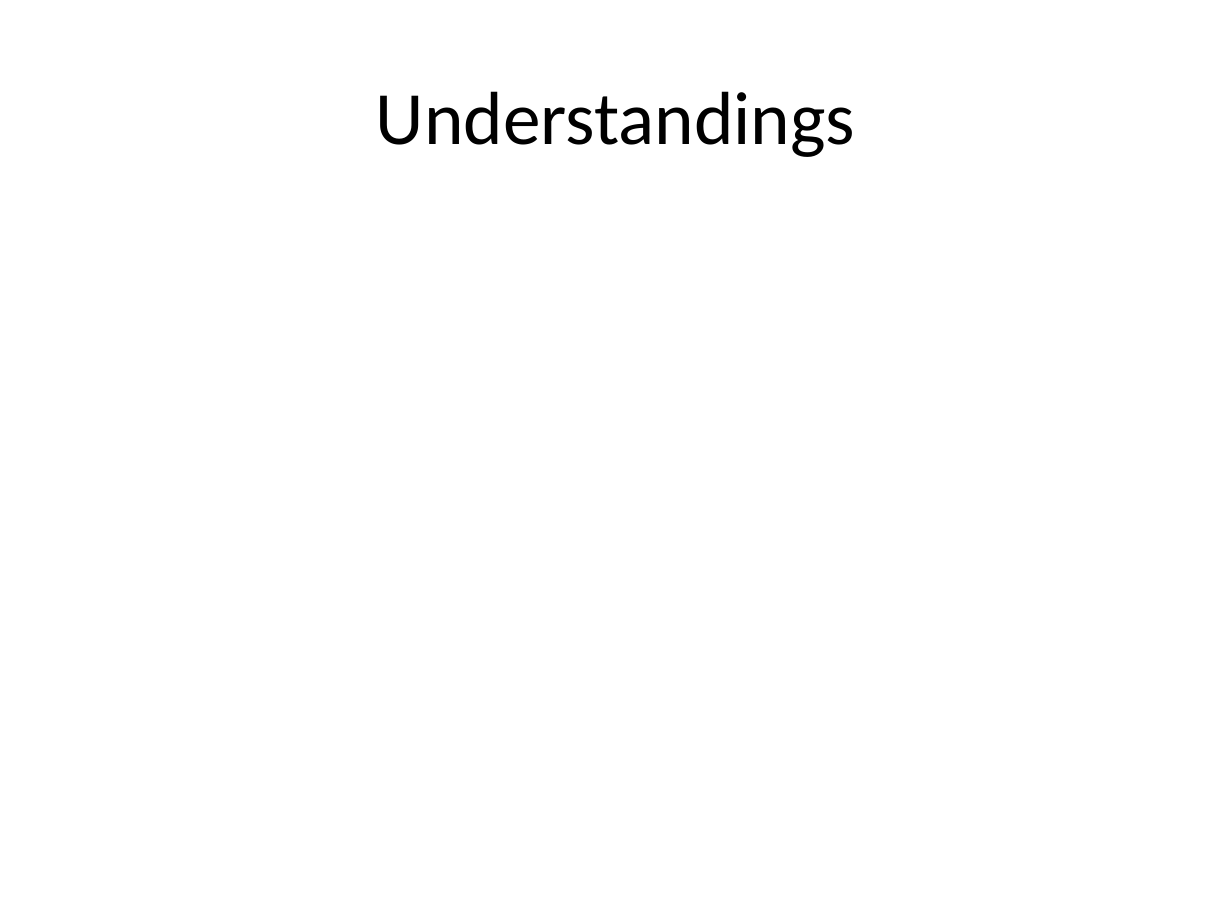
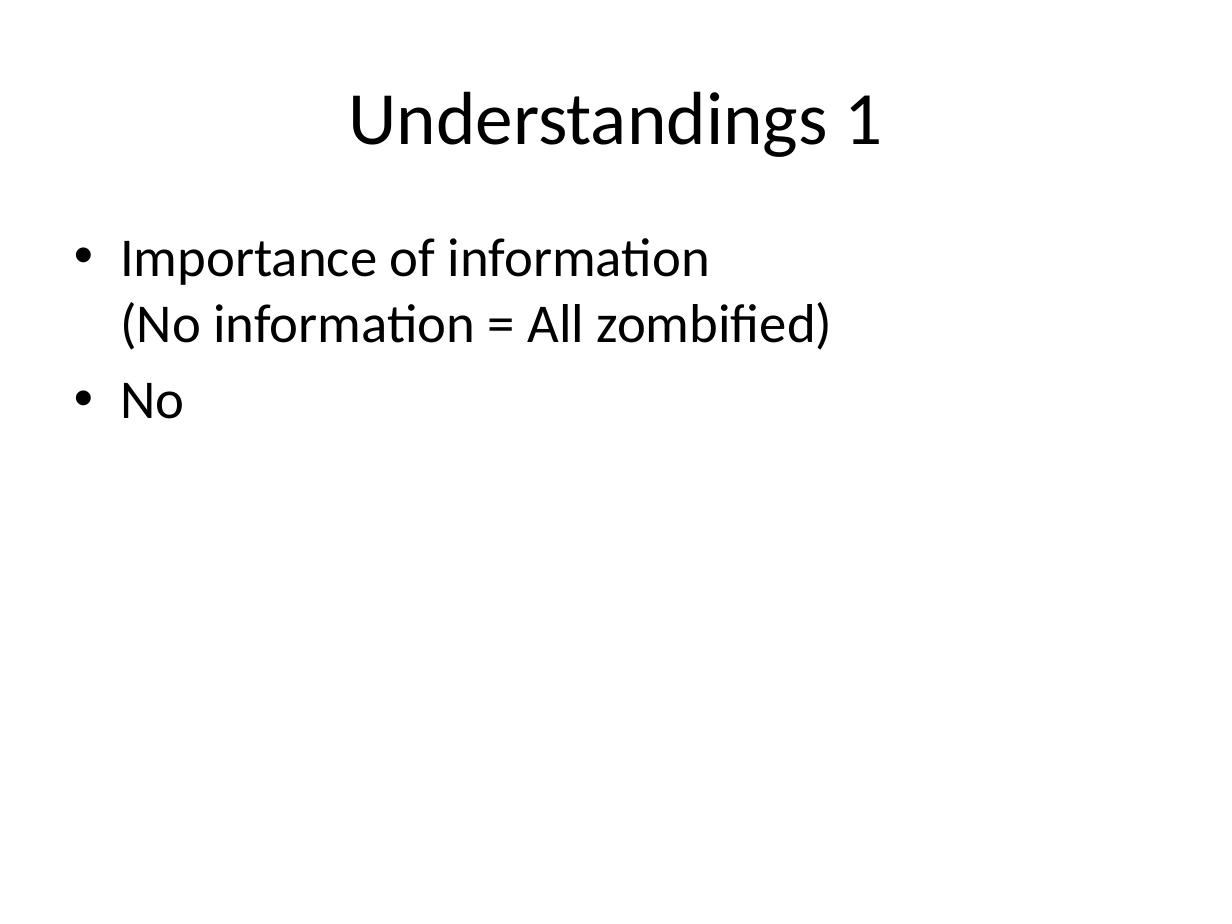
Before and after one commit to pioucyril/exmodeloGroup4, a slide deck: slide 7 of Social benefits of slow food.pptx. Drawn at 1232x924 pixels with LibreOffice and Linux fonts; fonts in the diff are those of the drawing. Boxes give left, top, right and bottom in pixels: in the first picture for what was removed or moved away, otherwise in the second. Text is boxed around its words. In the diff, an @@ line names an element or a change of style, - is before the commit and + after.

```diff
--- a/Social benefits of slow food.pptx
+++ b/Social benefits of slow food.pptx
@@ title at bbox=[348, 91, 883, 157]: text changed @@
-Understandings
+Understandings 1
@@ text added at bbox=[120, 238, 833, 419], 32 pt, text #000000 @@
+• Importance of information
+  (No information = All zombified)
+• No
```
Also in this commit, not shown: 3 other slides changed, 1 slide added, 1 slide removed, 2 other files.
